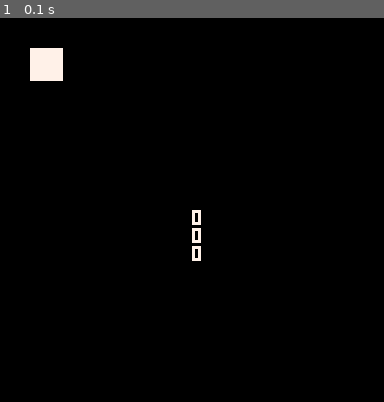
Above: before the commit, frame 1.
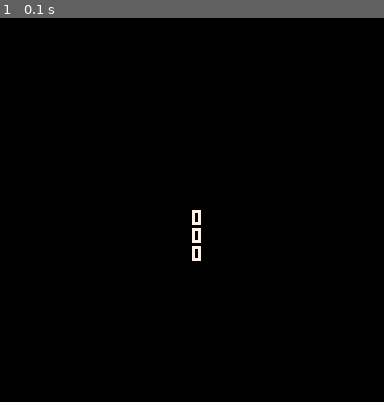
Above: after the commit, the same moment.

Repository: wesen/carts
Game: PICO-8 cartridge fx-editor/fx-editor.p8
The game is run twice, just before and just after one commit, with the same random seed, the same clock (stepped at 60 frames per second) and the same inputs.
Inputs:
- Up to frame 1 (0.1 s): no input

The runs differ from the first frame. In frame 1, 0.7% of the frame differs, in the area x 7-17%, y 7-17%.

Commit message:
Add node creation calls

Diff:
--- /dev/null
+++ b/fx-editor/fx-editor.lua
@@ -0,0 +1,27 @@
+--#include oo
+--#include rpc
+--#include nodes
+
+function _init()
+end
+
+frame=0
+
+
+function _update()
+ dispatch_rpc()
+ for node in all(nodes) do
+  node:update()
+ end
+end
+
+function _draw()
+ frame+=1
+ cls()
+ for node in all(nodes) do
+  node:draw()
+ end
+ print(tostr(hello_world_args[1]),64,64,7)
+ print(tostr(hello_world_args[2]),64,70,7)
+ print(tostr(hello_world_args[3]),64,76,7)
+end
--- a/fx-editor/fx-editor.p8
+++ b/fx-editor/fx-editor.p8
@@ -1,24 +1,30 @@
 pico-8 cartridge // http://www.pico-8.com
 version 16
 __lua__
-function _init()
+function class (init)
+  local c = {}
+  c.__index = c
+  c._ctr=init
+  function c.init (...)
+    local self = setmetatable({},c)
+    c._ctr(self,...)
+    self.destroyed=false
+    return self
+  end
+  c.destroy=function(self)
+   self.destroyed=true
+  end
+  return c
 end
 
-frame=0
-
-hello_world_args={0,0,0}
-
-function rpc_hello_world(args)
- for i,v in pairs(args) do
-  hello_world_args[i]=v
- end
- return {5,6,7}
+function subclass(parent,init)
+ local c=class(init)
+ return setmetatable(c,parent)
 end
 
 rpc_dispatch={}
-rpc_dispatch[0]=rpc_hello_world
 
-function _update()
+function dispatch_rpc()
  if peek(0x5f80)==0 then
   local type=peek(0x5f81)
   local len=peek(0x5f82)
@@ -37,14 +43,104 @@
  end
 end
 
+hello_world_args={0,0,0}
+
+function rpc_hello_world(args)
+ for i,v in pairs(args) do
+  hello_world_args[i]=v
+ end
+ return {5,6,7}
+end
+rpc_dispatch[0]=rpc_hello_world
+
+node_types={}
+nodes={}
+
+rect_x=0
+rect_y=40
+
+cls_node_rect=class(function(self,args)
+ self.id=args[2]
+ nodes[self.id]=self
+ self.x=rect_x
+ self.y=rect_y
+ self.w=20
+ rect_x+=25
+end)
+
+function cls_node_rect:update()
+end
+
+function cls_node_rect:draw()
+ rectfill(self.x,self.y,self.x+self.w,self.y+self.w,7)
+end
+
+function cls_node_rect:set_value(args)
+ local id=args[2]
+ local value=args[3]
+ if (id==0) self.x=value
+ if (id==1) self.y=value
+ if (id==2) self.w=value
+end
+
+node_types[0]=cls_node_rect
+
+function rpc_add_node(args)
+ local type=args[1]
+ if node_types[type]!=nil then
+  local node=node_types[type].init(args)
+  return {1,node.id}
+ end
+ return {0}
+end
+
+function rpc_rm_node(args)
+end
+
+function rpc_add_connection(args)
+end
+
+function rpc_rm_connection(args)
+end
+
+function rpc_set_value(args)
+ local id=args[1]
+ if nodes[id]!=nil then
+  nodes[id]:set_value(args)
+ end
+end
+
+rpc_dispatch[1]=rpc_add_node
+rpc_dispatch[2]=rpc_rm_node
+rpc_dispatch[3]=rpc_add_connection
+rpc_dispatch[4]=rpc_rm_connection
+rpc_dispatch[5]=rpc_set_value
+
+
+function _init()
+end
+
+frame=0
+
+
+function _update()
+ dispatch_rpc()
+ for node in all(nodes) do
+  node:update()
+ end
+end
+
 function _draw()
  frame+=1
  cls()
- rectfill(10,10,20,20,7)
+ for node in all(nodes) do
+  node:draw()
+ end
  print(tostr(hello_world_args[1]),64,64,7)
  print(tostr(hello_world_args[2]),64,70,7)
  print(tostr(hello_world_args[3]),64,76,7)
 end
+
 __gfx__
 00000000000000000000000000000000000000000000000000000000000000000000000000000000000000000000000000000000000000000000000000000000
 00000000000000000000000000000000000000000000000000000000000000000000000000000000000000000000000000000000000000000000000000000000
--- /dev/null
+++ b/fx-editor/nodes.lua
@@ -0,0 +1,62 @@
+node_types={}
+nodes={}
+
+rect_x=0
+rect_y=40
+
+cls_node_rect=class(function(self,args)
+ self.id=args[2]
+ nodes[self.id]=self
+ self.x=rect_x
+ self.y=rect_y
+ self.w=20
+ rect_x+=25
+end)
+
+function cls_node_rect:update()
+end
+
+function cls_node_rect:draw()
+ rectfill(self.x,self.y,self.x+self.w,self.y+self.w,7)
+end
+
+function cls_node_rect:set_value(args)
+ local id=args[2]
+ local value=args[3]
+ if (id==0) self.x=value
+ if (id==1) self.y=value
+ if (id==2) self.w=value
+end
+
+node_types[0]=cls_node_rect
+
+function rpc_add_node(args)
+ local type=args[1]
+ if node_types[type]!=nil then
+  local node=node_types[type].init(args)
+  return {1,node.id}
+ end
+ return {0}
+end
+
+function rpc_rm_node(args)
+end
+
+function rpc_add_connection(args)
+end
+
+function rpc_rm_connection(args)
+end
+
+function rpc_set_value(args)
+ local id=args[1]
+ if nodes[id]!=nil then
+  nodes[id]:set_value(args)
+ end
+end
+
+rpc_dispatch[1]=rpc_add_node
+rpc_dispatch[2]=rpc_rm_node
+rpc_dispatch[3]=rpc_add_connection
+rpc_dispatch[4]=rpc_rm_connection
+rpc_dispatch[5]=rpc_set_value
--- /dev/null
+++ b/fx-editor/oo.lua
@@ -0,0 +1,20 @@
+function class (init)
+  local c = {}
+  c.__index = c
+  c._ctr=init
+  function c.init (...)
+    local self = setmetatable({},c)
+    c._ctr(self,...)
+    self.destroyed=false
+    return self
+  end
+  c.destroy=function(self)
+   self.destroyed=true
+  end
+  return c
+end
+
+function subclass(parent,init)
+ local c=class(init)
+ return setmetatable(c,parent)
+end
--- /dev/null
+++ b/fx-editor/rpc.lua
@@ -0,0 +1,30 @@
+rpc_dispatch={}
+
+function dispatch_rpc()
+ if peek(0x5f80)==0 then
+  local type=peek(0x5f81)
+  local len=peek(0x5f82)
+  local args={}
+  for i=1,len do
+   args[i]=peek(0x5f82+i)
+  end
+  if rpc_dispatch[type]!=nil then
+   local vals=rpc_dispatch[type](args)
+   poke(0x5f81,#vals)
+   for i,v in pairs(vals) do
+    poke(0x5f81+i,v)
+   end
+   poke(0x5f80,2)
+  end
+ end
+end
+
+hello_world_args={0,0,0}
+
+function rpc_hello_world(args)
+ for i,v in pairs(args) do
+  hello_world_args[i]=v
+ end
+ return {5,6,7}
+end
+rpc_dispatch[0]=rpc_hello_world
Not shown, changed: fx-editor/fx-editor.js
Not shown, changed: fx-editor/main.js
